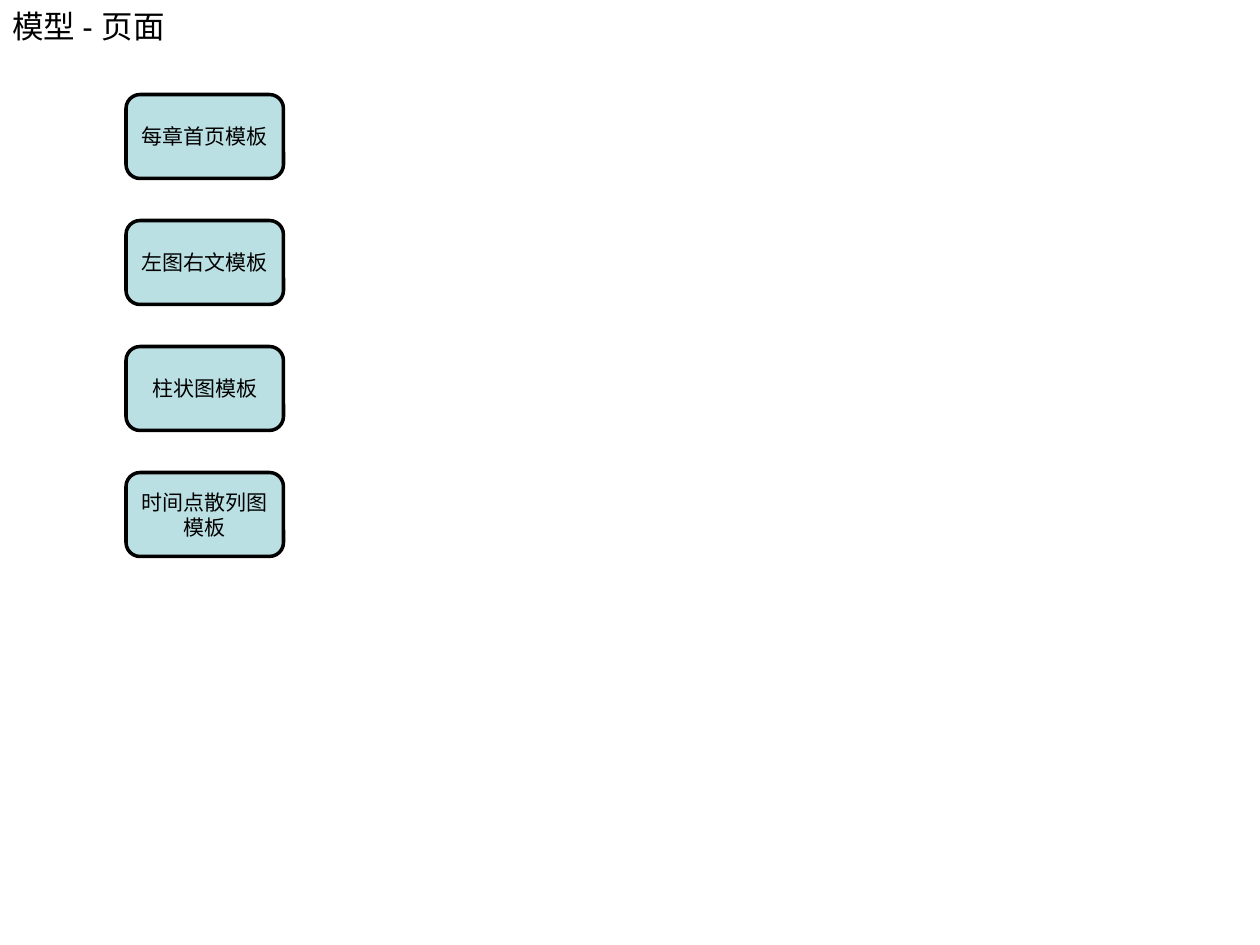
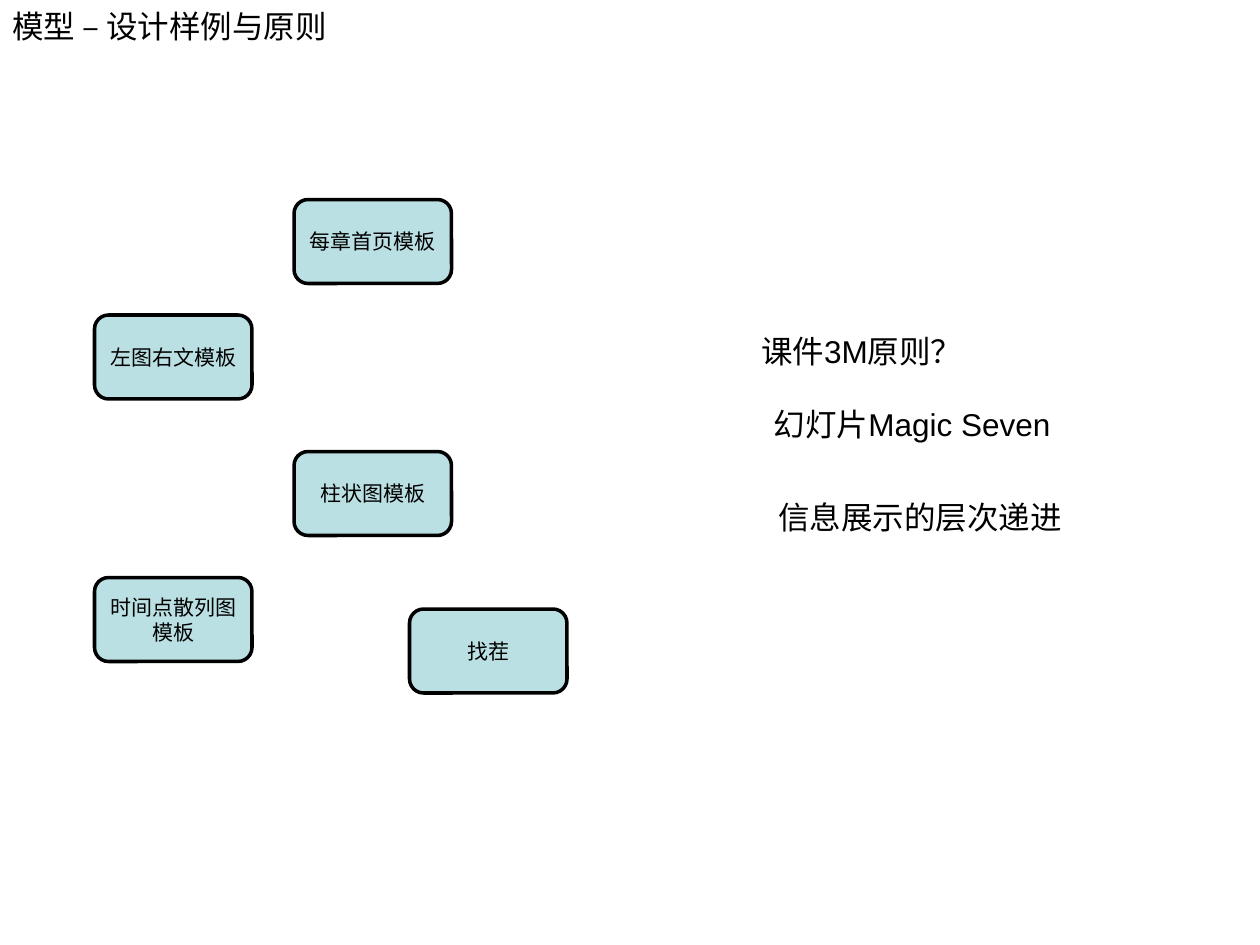
Before and after one commit to myedlt/myflash, a slide deck: slide 6 of docu/CWArch/课件模型设计[嘉实].ppt (slide 3 before the commit). Drawn at 1260x945 pixels with LibreOffice and Linux fonts; fonts in the diff are those of the drawing. Boxes give left, top, right and bottom in pixels: in the first picture for what was removed or moved away, otherwise in the second. Text is boxed around its words. In the diff, an @@ line names an element or a change of style, - is before the commit and + after.

```diff
--- a/docu/CWArch/课件模型设计[嘉实].ppt
+++ b/docu/CWArch/课件模型设计[嘉实].ppt
@@ title at <box>12,11,326,41</box>: text changed @@
-模型 - 页面
+模型 – 设计样例与原则
@@ rounded rectangle "每章首页模板": place and size @@
-rounded rectangle "每章首页模板" at <box>126,94,284,179</box>
+rounded rectangle "每章首页模板" at <box>294,199,451,284</box>
@@ rounded rectangle "左图右文模板": place and size @@
-rounded rectangle "左图右文模板" at <box>126,220,284,305</box>
+rounded rectangle "左图右文模板" at <box>94,315,252,399</box>
@@ text added at <box>761,336,962,366</box>, 18 pt, text #000000 @@
+课件3M原则？
@@ text added at <box>774,409,1050,443</box>, 18 pt, text #000000 @@
+幻灯片Magic Seven
@@ rounded rectangle "柱状图模板": place and size @@
-rounded rectangle "柱状图模板" at <box>126,346,284,431</box>
+rounded rectangle "柱状图模板" at <box>294,451,451,536</box>
@@ text added at <box>778,502,1062,532</box>, 18 pt, text #000000 @@
+信息展示的层次递进
@@ rounded rectangle "时间点散列图": place and size @@
-rounded rectangle "时间点散列图" at <box>126,472,284,557</box>
+rounded rectangle "时间点散列图" at <box>94,577,252,662</box>
@@ rounded rectangle added at <box>410,609,567,693</box>, fill #BBE0E3, outline #000000 2.01 pt, 12 pt, text #000000 @@
+找茬
```
Also in this commit, not shown: 1 other slide changed, 4 slides added, 2 other files.
